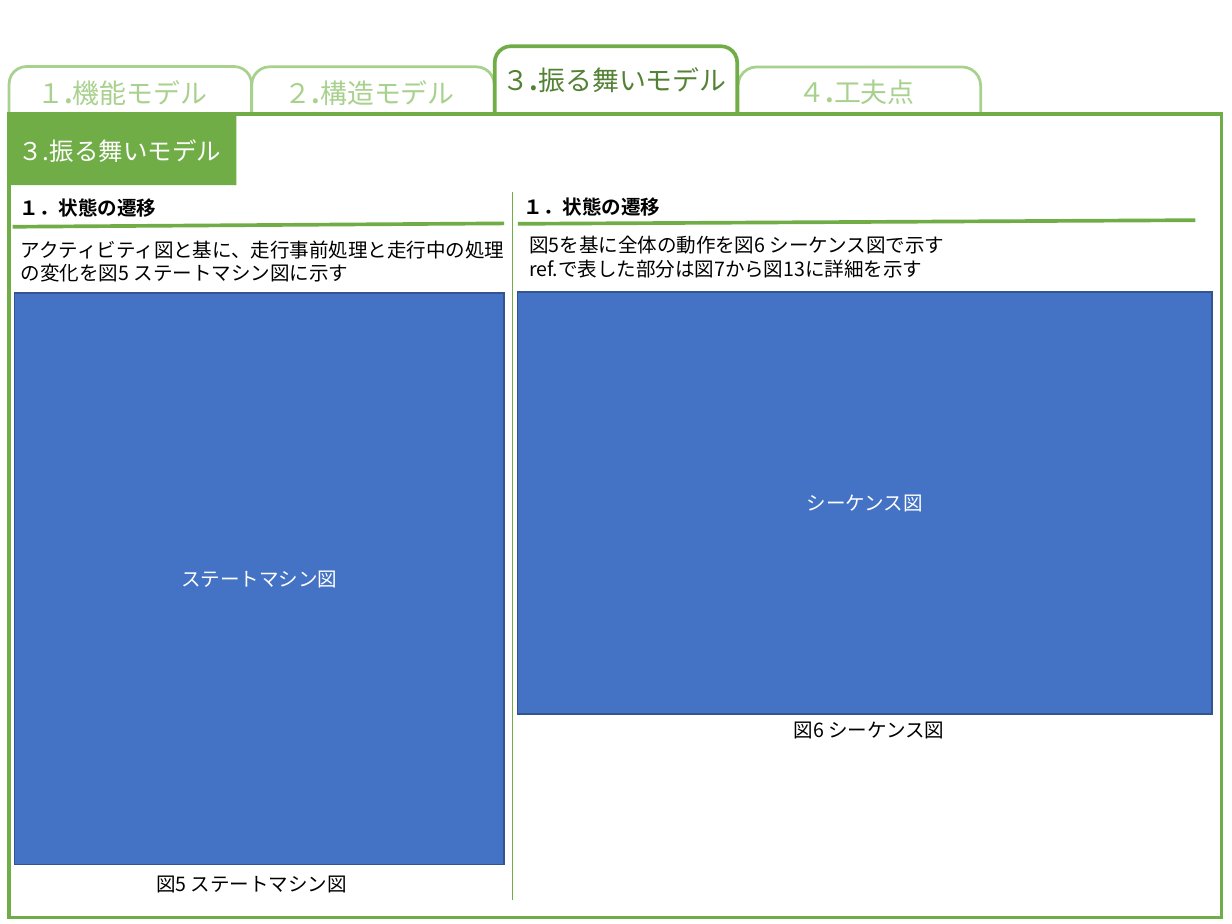
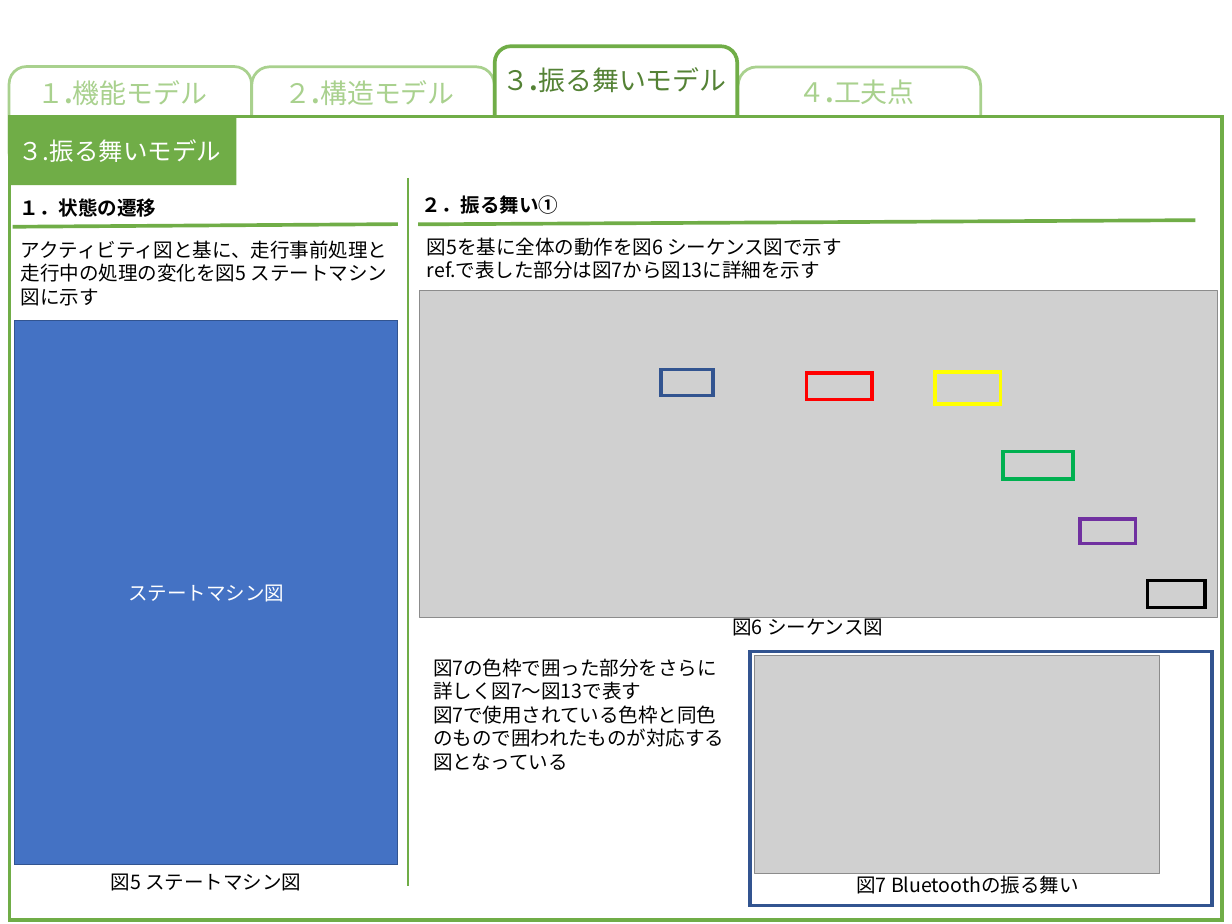
Before and after one commit to akita-lab-2019/model, a slide deck: slide 4 of model_file_template_primary.pptx. Drawn at 1232x924 pixels with LibreOffice and Linux fonts; fonts in the diff are those of the drawing; grey boxes stand for pictures. Boxes give left, top, right and bottom in pixels: in the first picture for what was removed or moved away, otherwise in the second. Text is boxed around its words. In the diff, an @@ line names an element or a change of style, - is before the commit and + after.

Commit message:
シーケンス図周り編集、３つ分未完

```diff
--- a/model_file_template_primary.pptx
+++ b/model_file_template_primary.pptx
@@ line moved from (512, 192) - (512, 900) to (408, 178) - (408, 886) @@
@@ text at [422, 195, 558, 214]: text changed @@
-１．状態の遷移
+２．振る舞い①
@@ text "アクティビティ図と基に、走行事前処理と走行中の処理の変化を図5 ステートマシン図に示す" rewrapped from [21, 240, 504, 282] to [21, 240, 387, 306] @@
@@ line moved from (12, 227) - (504, 224) to (12, 227) - (398, 224) @@
@@ text "図5を基に全体の動作を図6 シーケンス図で示す ref.で表した部分は図7から図13に詳細を示す": place and size @@
-text "図5を基に全体の動作を図6 シーケンス図で示す ref.で表した部分は図7から図13に詳細を示す" at [529, 235, 944, 278]
+text "図5を基に全体の動作を図6 シーケンス図で示す ref.で表した部分は図7から図13に詳細を示す" at [427, 237, 841, 279]
@@ line moved from (517, 224) - (1195, 220) to (418, 224) - (1195, 220) @@
@@ picture added at [419, 290, 1217, 617] @@
@@ rectangle removed at [517, 292, 1212, 714] @@
-シーケンス図
@@ rectangle "ステートマシン図": place and size @@
-rectangle "ステートマシン図" at [15, 293, 504, 864]
+rectangle "ステートマシン図" at [15, 320, 398, 864]
@@ rectangle added at [661, 370, 713, 396], outline #325491 3 pt @@
@@ rectangle added at [806, 373, 872, 400], outline #FF0000 3 pt @@
@@ rectangle added at [935, 372, 1001, 405], outline #FFFF00 3 pt @@
@@ rectangle added at [1003, 451, 1074, 479], outline #00B050 3 pt @@
@@ rectangle added at [1081, 519, 1136, 544], outline #7030A0 3 pt @@
@@ rectangle added at [1148, 581, 1206, 608], outline #000000 3 pt @@
@@ text "図6 シーケンス図" rewrapped from [794, 721, 944, 739] to [732, 613, 883, 639] @@
@@ text added at [433, 658, 717, 724], 16 pt, text #000000 @@
+図7の色枠で囲った部分をさらに詳しく図7～図13で表す
+図7で使用されている色枠と同色のもので囲われたものが対応する図となっている
@@ rectangle added at [750, 651, 1212, 906], outline #325491 3 pt @@
@@ picture added at [754, 656, 1160, 874] @@
@@ text "図5 ステートマシン図": place and size @@
-text "図5 ステートマシン図" at [156, 875, 347, 893]
+text "図5 ステートマシン図" at [111, 873, 301, 891]
@@ text added at [856, 872, 1079, 894], 16 pt, text #000000 @@
+図7 Bluetoothの振る舞い
```
Also in this commit, not shown: 3 other slides changed, 11 other files.
